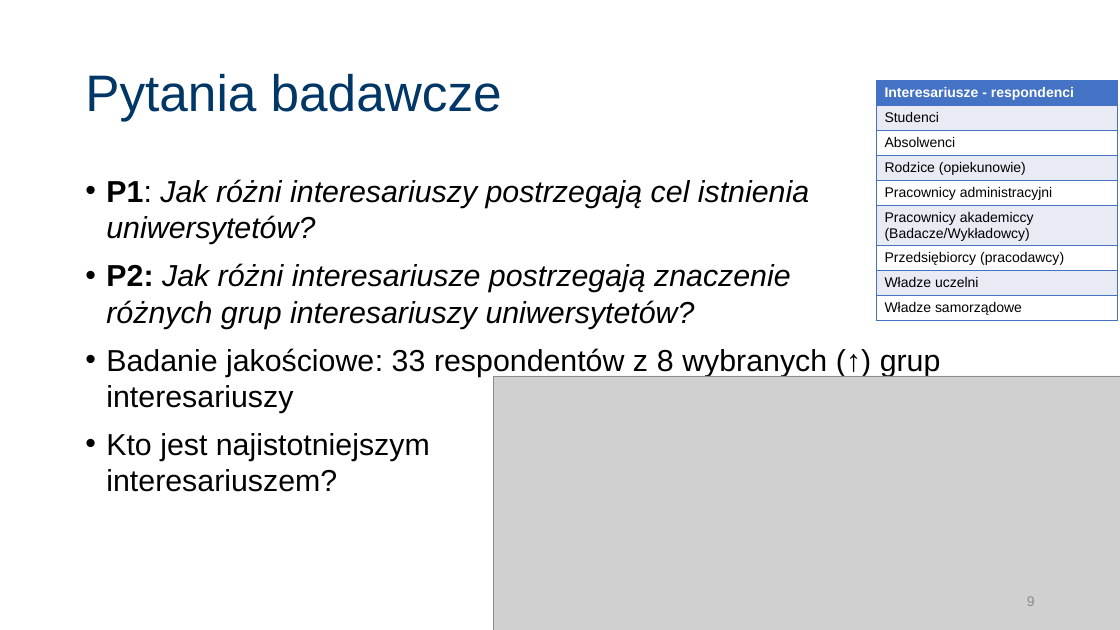
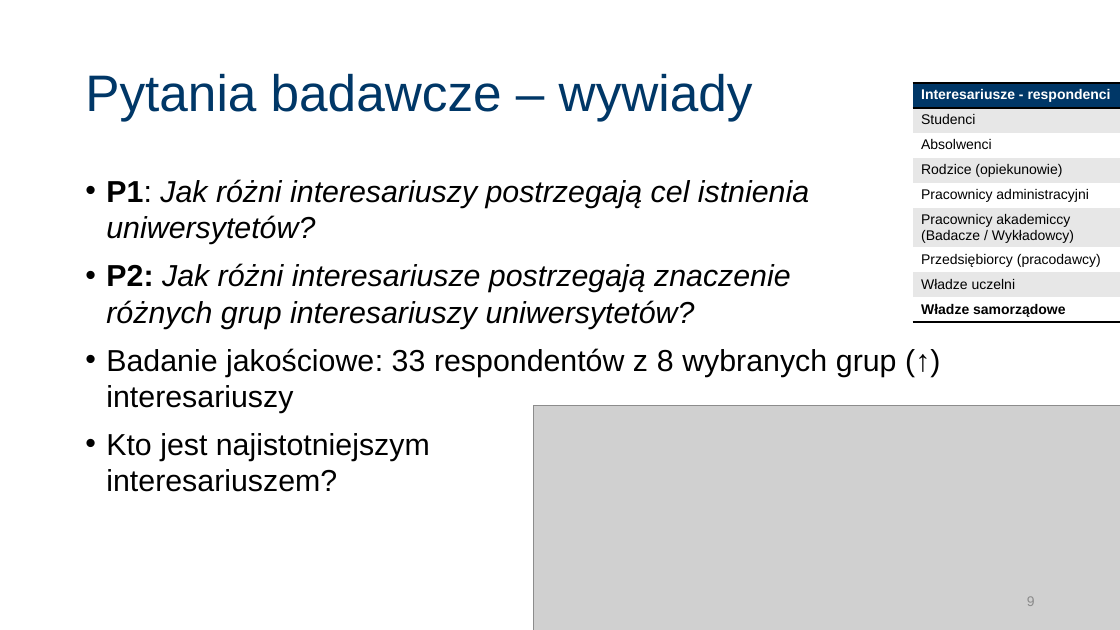
Before and after one commit to JeanPaulSzefler/doktorat_git, a slide deck: slide 9 of Obrona_JPSZEFLER/SSI_forHEI_QMS_PL_v0.1.pptx. Drawn at 1120x630 pixels with LibreOffice and Linux fonts; fonts in the diff are those of the drawing; grey boxes stand for pictures. Boxes give left, top, right and bottom in pixels: in the first picture for what was removed or moved away, otherwise in the second. Text is boxed around its words. In the diff, an @@ line names an element or a change of style, - is before the commit and + after.

```diff
--- a/Obrona_JPSZEFLER/SSI_forHEI_QMS_PL_v0.1.pptx
+++ b/Obrona_JPSZEFLER/SSI_forHEI_QMS_PL_v0.1.pptx
@@ title at [85, 73, 753, 121]: text changed @@
-Pytania badawcze
+Pytania badawcze – wywiady
@@ table at [913, 82, 1120, 326] @@
-row 6, column 1: Pracownicy akademiccy (Badacze/Wykładowcy)
+row 6, column 1: Pracownicy akademiccy (Badacze / Wykładowcy)
@@ fill #4472C4 to #003767 in row 1, column 1 @@
@@ fill #E9EBF5 to #E7E7E7 in 4 cells @@
@@ borders changed @@
@@ table: place and size @@
-table at [876, 81, 1117, 324]
+table at [913, 82, 1120, 326]
@@ text at [106, 348, 897, 413]: text changed @@
-• Badanie jakościowe: 33 respondentów z 8 wybranych (↑) grup interesariuszy
+• Badanie jakościowe: 33 respondentów z 8 wybranych grup (↑) interesariuszy
@@ picture: place and size @@
-picture at [494, 376, 1120, 630]
+picture at [534, 405, 1120, 630]
```
Also in this commit, not shown: 4 other slides changed, 4 slides added, 3 slides removed, 5 other files.
